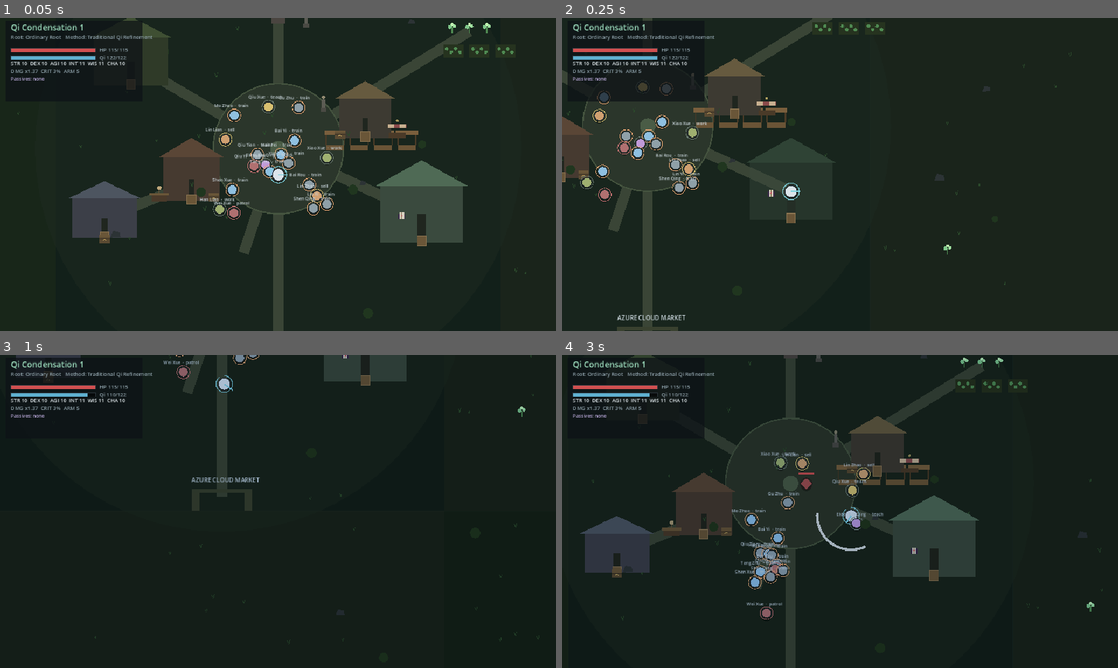
Above: before the commit, frames 1-4 (two rows, left to right).
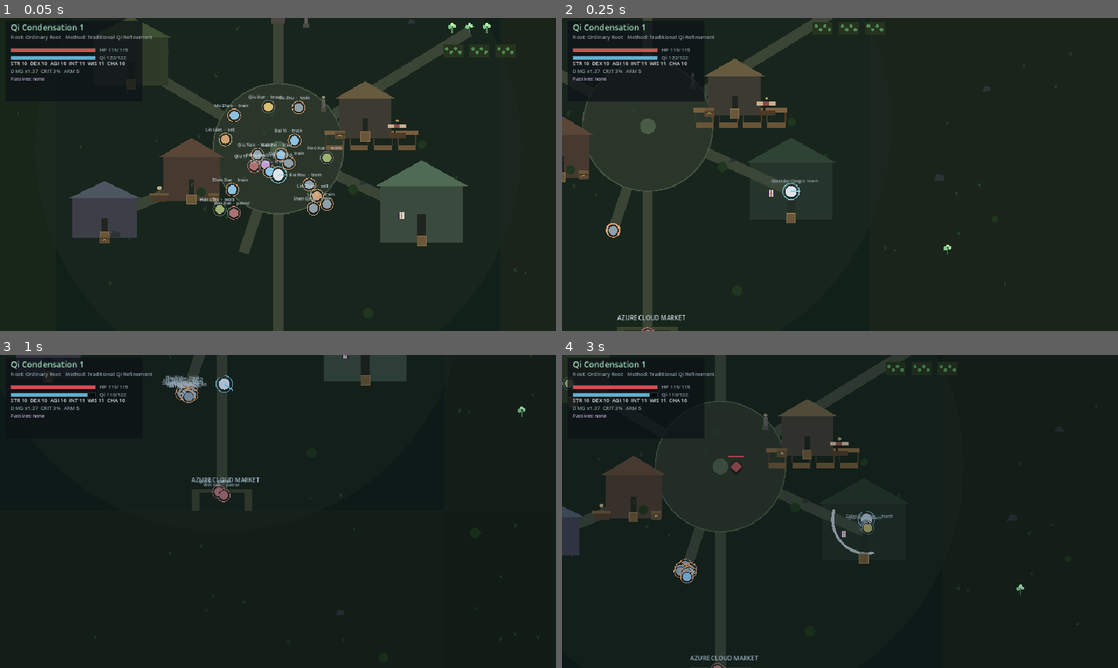
Above: after the commit, the same moments.

Repository: jiinzaa-creates/eternal-ascension
Game: Godot game, scene res://tests/integration.tscn
Same seed, same stepped clock (60 frames per second), same inputs: the game is played once before the commit and once after it. This scene is started directly instead of the project's main scene.
Inputs (mouse positions are in pixels of both pictures, inside the frame that each line leads up to):
- Up to frame 1 (0.05 s): no input
- Up to frame 2 (0.25 s): no input
- Up to frame 3 (1 s): tap Enter (accept) at 0.5 s; move the mouse to (400, 495) at 0.52 s; hold D (move_right) from 0.53 s (still down); hold E (interact) from 0.53 s (still down); click (400, 495) at 0.67 s; tap Tab (shop_mode) at 0.77 s
- Up to frame 4 (3 s): move the mouse to (728, 527) at 1.27 s; release D (move_right) at 1.28 s; release E (interact) at 1.28 s; hold S (move_down) 1.28-2.03 s; tap Enter (accept) at 1.35 s; tap Tab (shop_mode) at 1.52 s; tap E (interact) at 1.55 s; move the mouse to (895, 442) at 2.02 s; hold D (move_right) 2.03-2.78 s; hold E (interact) 2.03-2.78 s; click (895, 442) at 2.1 s; move the mouse to (812, 574) at 2.77 s; hold W (move_up) from 2.78 s (still down); tap G (breakthrough) at 2.85 s; click (812, 574) at 2.92 s

Frame 1 is identical in both runs. In frame 2, 1.3% of the frame differs, in the area x 3-46%, y 20-100%; in frame 3, 0.7%; in frame 4, 17%, in the area x 0-98%, y 0-100%.

Commit message:
M15: off-screen NPC and wilds simulation
Milestone 15. Persisted state covered the past, but nothing simulated the time
the player was not there: every NPC walked each frame whether anyone could see
them or not, and the world was silent about what happened while you were away.

- Npc gains simulated/sleep()/wake(). Sleeping stops _physics_process entirely,
  so an unobserved town costs nothing per frame.
- wake() snaps the NPC to the schedule for the current hour instead of walking it
  back, and clears the stale hour so it resumes normally. Activity now updates
  even when the location is unchanged, so an NPC training and then meditating at
  the same place is no longer stuck on the old label.
- One rule owns the distance: main._simulate_npcs sleeps NPCs beyond 1500 units
  and every NPC inside a hidden realm, and wakes them on return or after travel.
- While asleep an NPC is remembered by latest activity; on waking, a change is
  queued into _away_notes, which is flushed at most three at a time once the
  player is back near the plaza, with a "...and N more" line.
- ChunkManager counts resources whose regrow window expired while the chunk was
  unloaded (regrown_total, plus a regrown signal); the host sums them and reports
  once on return. Regrowth is still clock-evaluated on stream-in, never ticked.
- Nothing new is saved: the schedule and the clock are the NPC's state.

Verified: import exit 0; unit PASS 496 / FAIL 0; integration PASS 213 / FAIL 0;
boot smoke 240 frames exit 0.

🤖 Generated with Codebuff
Co-Authored-By: Codebuff <noreply@codebuff.com>

Diff:
--- a/game/entities/npc.gd
+++ b/game/entities/npc.gd
@@ -31,6 +31,10 @@
 var current_location := ""
 var target := Vector2.ZERO
 var animator := Animator.new()
+
+## Off-screen simulation. A sleeping NPC costs nothing per frame and snaps to its
+## schedule when the player returns: absence is free, but not amnesia.
+var simulated := true
 
 var _idle_timer := 0.0
 var _wander := Vector2.ZERO
@@ -85,11 +89,40 @@
 	if entry.is_empty():
 		return
 	var location := String(entry.get("location", "plaza"))
-	if location == current_location:
-		return
 	current_location = location
 	current_activity = String(entry.get("activity", "idle"))
 	target = settlement.position_for(location)
+
+
+func sleep() -> void:
+	if not simulated:
+		return
+	simulated = false
+	velocity = Vector2.ZERO
+	set_physics_process(false)
+
+
+func wake() -> void:
+	if simulated:
+		return
+	simulated = true
+	set_physics_process(true)
+	snap_to_schedule()
+
+
+## Places an NPC where its schedule says it should be right now, the way it would
+## have walked there had anyone been watching.
+func snap_to_schedule() -> void:
+	if settlement == null:
+		return
+	var entry := resolve_schedule(int(Clock.hour))
+	if entry.is_empty():
+		return
+	current_location = String(entry.get("location", "plaza"))
+	current_activity = String(entry.get("activity", "idle"))
+	target = settlement.position_for(current_location)
+	global_position = target
+	_last_hour = int(Clock.hour)
 
 
 ## Returns the schedule entry active at a given hour, handling ranges that wrap
--- a/game/scenes/main.gd
+++ b/game/scenes/main.gd
@@ -40,6 +40,12 @@
 ## Discovered sites, recorded with a position so they stay travel destinations
 ## after their chunk unloads.
 var travel_sites: Dictionary = {}
+## Off-screen simulation: NPCs sleep beyond this distance, and changes they lived
+## through wait in a short report shown when the player is back in the settlement.
+const NPC_SIM_RADIUS := 1500.0
+var _npc_seen: Dictionary = {}
+var _away_notes: Array = []
+var _wilds_recovered := 0
 var interactables: Array = []
 var ground_items: Array = []
 var quests: QuestLog
@@ -104,6 +110,7 @@
 	chunks.set_resource_parent(world)
 	chunks.on_resource_spawned = func(node: Interactable) -> void: interactables.append(node)
 	chunks.on_resource_freed = func(node: Interactable) -> void: interactables.erase(node)
+	chunks.regrown.connect(_on_wilds_regrown)
 	chunks.configure(Game.world_seed)
 	chunks.set_prop_parent(world)
 	chunks.stream_around(SPAWN)
@@ -361,6 +368,9 @@
 	if (world_map != null and world_map.visible) or shop_open or travel_open:
 		return
 
+	_simulate_npcs()
+	_flush_away_report()
+
 	if Travel.has_arrived(player.global_position, waypoint_position):
 		Bus.toast.emit("You have reached %s." % waypoint_name)
 		waypoint_name = ""
@@ -525,6 +535,52 @@
 	Clock.advance(8.0)
 	Bus.player_stats_changed.emit()
 	Bus.toast.emit("You sleep for eight hours and wake restored. (-%d stones)" % cost)
+
+
+# ---------------------------------------------------------- simulation ----
+
+## Sleeps every NPC the player cannot see and wakes the ones nearby. Waking snaps
+## an NPC to the schedule that passed while it slept, and any change in activity
+## is remembered for the return report.
+func _simulate_npcs() -> void:
+	var in_realm := realm_instance != null
+	for npc in npcs:
+		if not is_instance_valid(npc):
+			continue
+		var node := npc as Npc
+		var near := not in_realm and node.global_position.distance_to(player.global_position) <= NPC_SIM_RADIUS
+		if near:
+			if not node.simulated:
+				var before := String(_npc_seen.get(node.npc_id, ""))
+				node.wake()
+				if before != "" and before != node.current_activity:
+					_away_notes.append("%s was %s while you were away, and is now %s." % [node.display_name, before, node.current_activity])
+					if _away_notes.size() > 6:
+						_away_notes.pop_front()
+				_npc_seen[node.npc_id] = node.current_activity
+		elif node.simulated:
+			_npc_seen[node.npc_id] = node.current_activity
+			node.sleep()
+
+
+func _flush_away_report() -> void:
+	if _wilds_recovered > 0 and realm_instance == null:
+		Bus.toast.emit("The wilds recover while you were away (%d)." % _wilds_recovered)
+		_wilds_recovered = 0
+	if _away_notes.is_empty() or phase != "play":
+		return
+	if player.global_position.distance_to(settlement.position_for("plaza")) > 600.0:
+		return
+	var shown := mini(3, _away_notes.size())
+	for i in shown:
+		Bus.toast.emit(String(_away_notes[i]))
+	if _away_notes.size() > shown:
+		Bus.toast.emit("...and %d more changes while you were away." % (_away_notes.size() - shown))
+	_away_notes.clear()
+
+
+func _on_wilds_regrown(count: int) -> void:
+	_wilds_recovered += count
 
 
 # --------------------------------------------------------------- travel ----
--- a/game/tests/integration.gd
+++ b/game/tests/integration.gd
@@ -657,6 +657,43 @@
 	await frames(3)
 	check(main.waypoint_position == Vector2.ZERO, "reaching a waypoint clears it")
 
+	# --- off-screen simulation ------------------------------------------------
+	var some_npc: Npc = main.npcs[0]
+	check(some_npc.simulated, "NPCs are simulated while the player is near")
+	player.global_position = Vector2(9000, 9000)
+	await frames(3)
+	check(not some_npc.simulated, "NPCs sleep when the player is far away")
+	check(not some_npc.is_physics_processing(), "sleeping NPCs cost no physics frames")
+
+	player.global_position = main.settlement.position_for("plaza")
+	await frames(3)
+	check(some_npc.simulated, "NPCs wake when the player returns")
+	var expected_activity := String(some_npc.resolve_schedule(int(Clock.hour)).get("activity", ""))
+	check(some_npc.current_activity == expected_activity, "a woken NPC is doing what the schedule says now")
+	check(some_npc.global_position.distance_to(main.settlement.position_for(some_npc.current_location)) < 40.0,
+		"a woken NPC stands where the schedule puts them")
+
+	# Resources regrow while their chunk is unloaded, and the player hears about it.
+	var herb: Interactable = null
+	for candidate in main.interactables:
+		if is_instance_valid(candidate) and String(candidate.id).begins_with("herb.chunk."):
+			herb = candidate
+			break
+	check(herb != null, "a herb is streamed near the settlement")
+	if herb != null:
+		Clock.advance(24.0 * 5.0)
+		var regrow_toasts: int = _toasts.size()
+		main.chunks.today = Clock.day
+		main.chunks.delta.mark_spent(herb.chunk_coord, herb.id, Clock.day - 5)
+		main.chunks.resync(player.global_position)
+		await frames(3)
+		check(main.chunks.regrown_total > 0, "resources regrow while their chunk is unloaded")
+		var reported := false
+		for i in range(regrow_toasts, _toasts.size()):
+			if String(_toasts[i]).contains("wilds recover"):
+				reported = true
+		check(reported, "regrowth is reported when the player returns")
+
 	# --- save / load ---------------------------------------------------------
 	Save.delete_slot(96)
 	player.cultivation.qi = 12.0
--- a/game/tests/run_tests.gd
+++ b/game/tests/run_tests.gd
@@ -29,6 +29,7 @@
 	_economy_tests()
 	_location_tests()
 	_travel_tests()
+	_simulation_tests()
 	_camera_tests()
 	_display_tests()
 	_lighting_tests()
@@ -788,6 +789,52 @@
 	check(Travel.has_arrived(Vector2(100, 100), Vector2(120, 100)), "arrival is generous")
 	check(not Travel.has_arrived(Vector2(100, 100), Vector2(300, 100)), "a distant waypoint is not arrived")
 	check(not Travel.has_arrived(Vector2(100, 100), Vector2.ZERO), "an unset waypoint never counts as reached")
+
+
+# ------------------------------------------------------------- simulation ----
+
+func _simulation_tests() -> void:
+	print("[simulation] NPCs sleep, wake and snap to their schedule")
+	var npc := Npc.new()
+	npc.npc_id = "test_npc"
+	npc.display_name = "Test Cultivator"
+	npc.schedule = DB.schedules().get("disciple", [])
+
+	check(npc.simulated, "an NPC starts simulated")
+	npc.sleep()
+	check(not npc.simulated, "sleeping stops the NPC simulating")
+	npc.sleep()
+	check(not npc.simulated, "sleeping twice is harmless")
+	npc.wake()
+	check(npc.simulated, "waking resumes the NPC")
+
+	# Waking snaps to the schedule that passed while it slept.
+	var settlement := Settlement.new()
+	settlement.global_position = Vector2(200.0, 100.0)
+	npc.settlement = settlement
+	var previous_hour := Clock.hour
+	Clock.hour = 10.0
+	npc.current_activity = "idle"
+	npc.current_location = "plaza"
+	npc.sleep()
+	Clock.hour = 19.0
+	npc.wake()
+	check(npc.current_activity == String(npc.resolve_schedule(19).get("activity", "")),
+		"a woken NPC picks up the current activity")
+	check(npc.current_location == String(npc.resolve_schedule(19).get("location", "")), "a woken NPC moves to the current location")
+	check(npc.global_position.distance_to(settlement.position_for(npc.current_location)) < 0.01, "a woken NPC stands where the schedule puts them")
+	check(npc.target == npc.global_position, "a woken NPC has nothing left to walk")
+
+	Clock.hour = 23.0
+	npc.snap_to_schedule()
+	check(npc.current_activity == String(npc.resolve_schedule(23).get("activity", "")), "snapping follows the clock")
+	Clock.hour = previous_hour
+
+	npc.settlement = null
+	npc.snap_to_schedule()
+	check(npc.current_activity != "", "an NPC without a home does not crash when snapping")
+	npc.free()
+	settlement.free()
 
 
 # -------------------------------------------------------------------- npc ----
--- a/game/world/chunk_manager.gd
+++ b/game/world/chunk_manager.gd
@@ -32,6 +32,10 @@
 var delta: WorldDelta = null
 var chunks: Dictionary = {}
 var streamed_chunks: int = 0
+## How many spent resources have regrown on stream-in since the last clear, and a
+## signal so the owner can tell the player the wilds moved without them.
+signal regrown(count: int)
+var regrown_total: int = 0
 ## Where streamed props are parented. Props must share a parent with the player
 ## to Y-sort against it, so they live in the world layer rather than the chunk.
 var prop_parent: Node = null
@@ -72,6 +76,7 @@
 	chunks.clear()
 	props.clear()
 	streamed_chunks = 0
+	regrown_total = 0
 
 
 ## Streams the ring of chunks around a world position. Cheap to call every
@@ -186,7 +191,10 @@
 	if resource_parent == null:
 		return
 	if delta != null:
-		delta.prune(chunk.coord, today)
+		var recovered: int = delta.prune(chunk.coord, today)
+		if recovered > 0:
+			regrown_total += recovered
+			regrown.emit(recovered)
 	var origin := Vector2(chunk.coord) * CHUNK_SIZE
 	for entry in chunk.herbs:
 		var id := String(entry["id"])
Not shown, changed: docs/DEVELOPMENT.md
